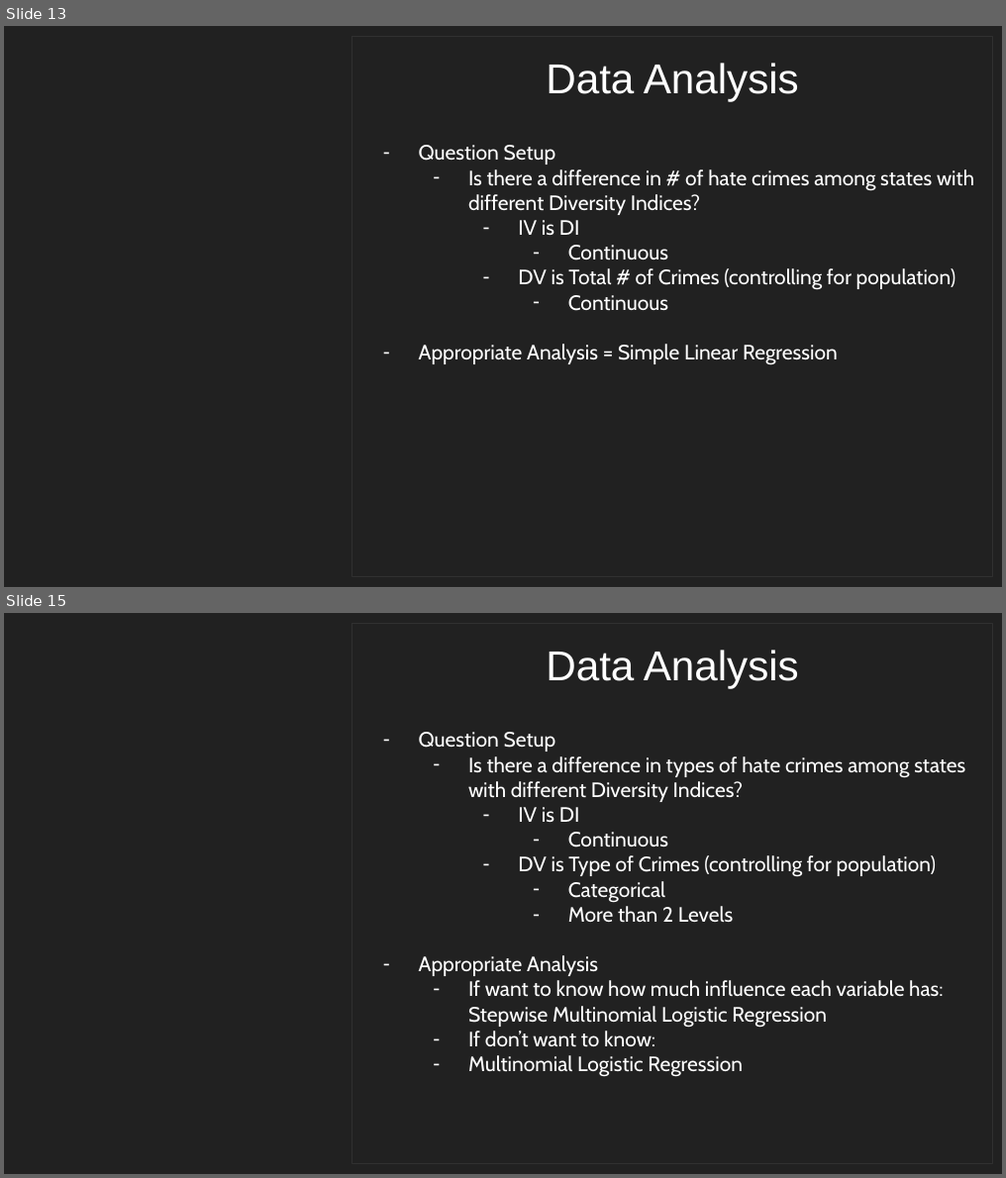
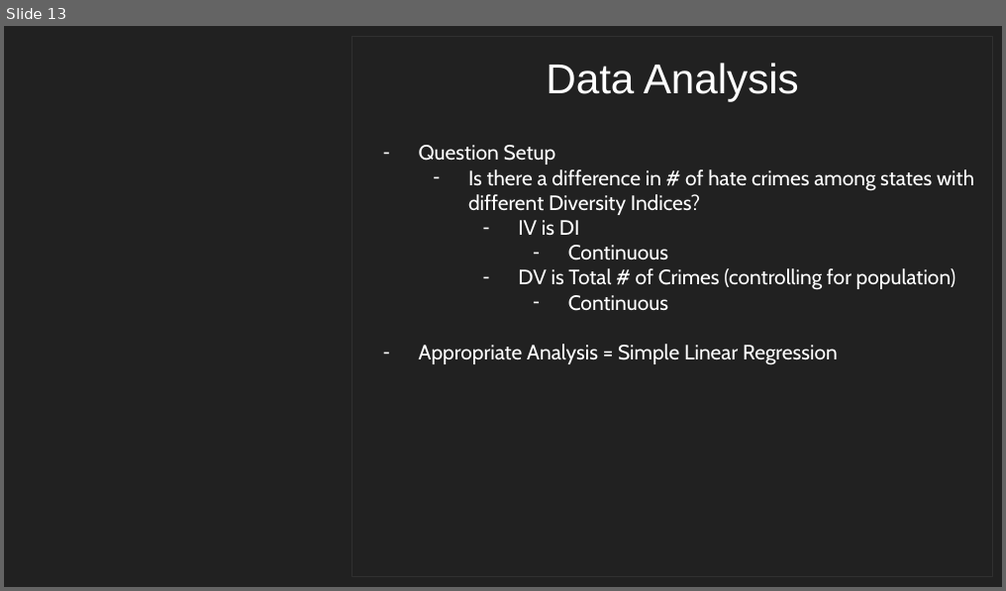
Before and after one commit to atamara/CrimeStatistics, a slide deck: Media Files/FINAL PROJECT - DATA SCIENCE.pptx. Shown one above the other, each under a label of ours: slides 13 and 15 before the commit, slide 13 after it; the slides between them are not shown. The pictures are 1006x1178 and 1006x591 pixels, drawn with LibreOffice and Linux fonts; fonts in the diff are those of the drawing; background and template pictures are left out. Boxes give left, top, right and bottom in pixels: in the first picture for what was removed or moved away, otherwise in the second. Text is boxed around its words. In the diff, an @@ line names an element or a change of style, - is before the commit and + after.

```diff
--- a/Media Files/FINAL PROJECT - DATA SCIENCE.pptx
+++ b/Media Files/FINAL PROJECT - DATA SCIENCE.pptx
@@ slide 15 removed at bbox=[4, 613, 1002, 1174], background picture (left out) @@
@@ rectangle removed at bbox=[352, 624, 993, 1163] @@
@@ subtitle removed at bbox=[546, 650, 799, 689] @@
-Data Analysis
@@ text removed at bbox=[419, 732, 965, 1077] @@
-– Question Setup
-  – Is there a difference in types of hate crimes among states with different Diversity Indices?
-    – IV is DI
-      – Continuous
-    – DV is Type of Crimes (controlling for population)
-      – Categorical
-      – More than 2 Levels
-– Appropriate Analysis
-  – If want to know how much influence each variable has: Stepwise Multinomial Logistic Regression
-  – If don’t want to know:
-  – Multinomial Logistic Regression
```
Also in this commit, not shown: 3 slides changed, 2 slides added, 1 other file.
